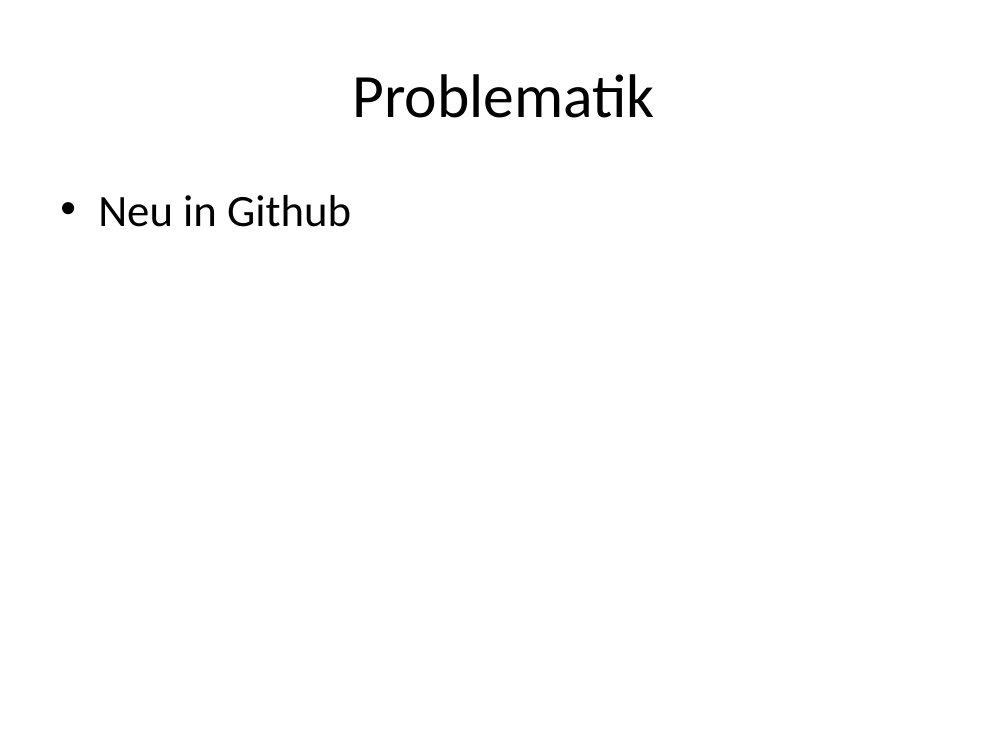
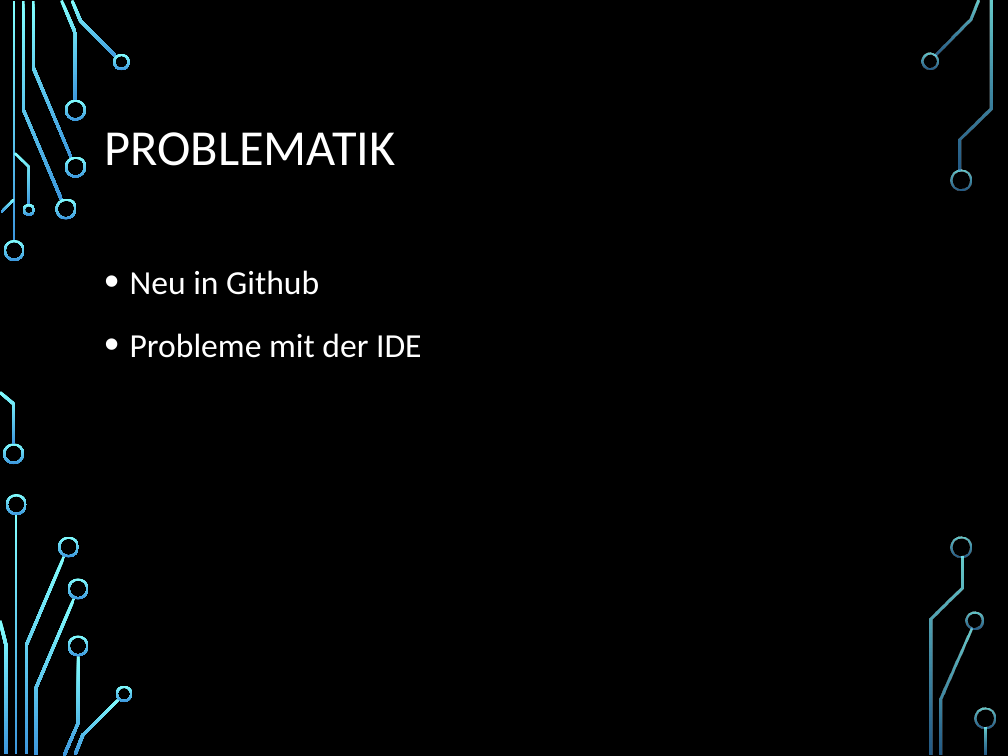
Before and after one commit to SanctumDesert/ZitateSammler, a slide deck: slide 13 of Zitatesammlung.pptx. Drawn at 1008x756 pixels with LibreOffice and Linux fonts; fonts in the diff are those of the drawing; background and template pictures are left out. Boxes give left, top, right and bottom in pixels: in the first picture for what was removed or moved away, otherwise in the second. Text is boxed around its words. In the diff, an @@ line names an element or a change of style, - is before the commit and + after.

```diff
--- a/Zitatesammlung.pptx
+++ b/Zitatesammlung.pptx
@@ background #FFFFFF to picture (left out) @@
@@ title at [104,132,395,166]: text changed; size 44 to 36 pt; text colour #000000 to #FFFFFF @@
-Problematik
+PROBLEMATIK
@@ text "Neu in Github": place and size @@
-text "Neu in Github" at [98,195,351,227]
+text "Neu in Github" at [130,270,422,358]
@@ text at [130,270,319,295]: size 32 to 24 pt, text colour #000000 to #FFFFFF in "Neu in Github"; indent changed; line spacing 1 to 1.2; more space between paragraphs @@
@@ text at [130,333,422,358]: paragraph added @@
+• Probleme mit der IDE
@@ group added at [0,0,995,756]: 33 freeform shapes, 3 rectangles @@
```
Also in this commit, not shown: 16 other slides changed, 2 slides added, 14 other files.
